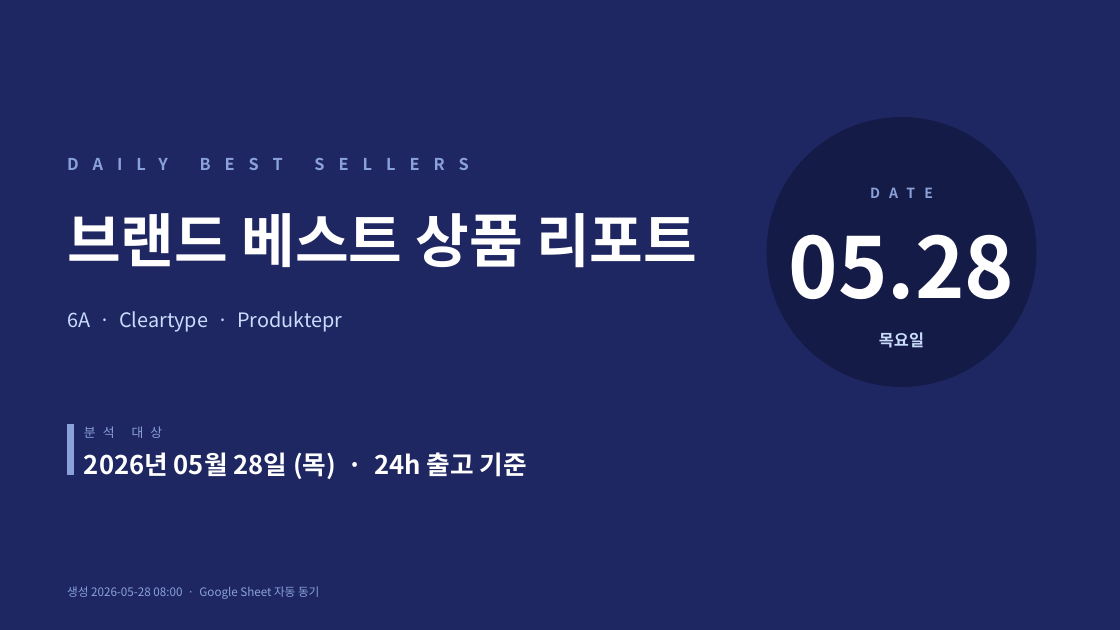
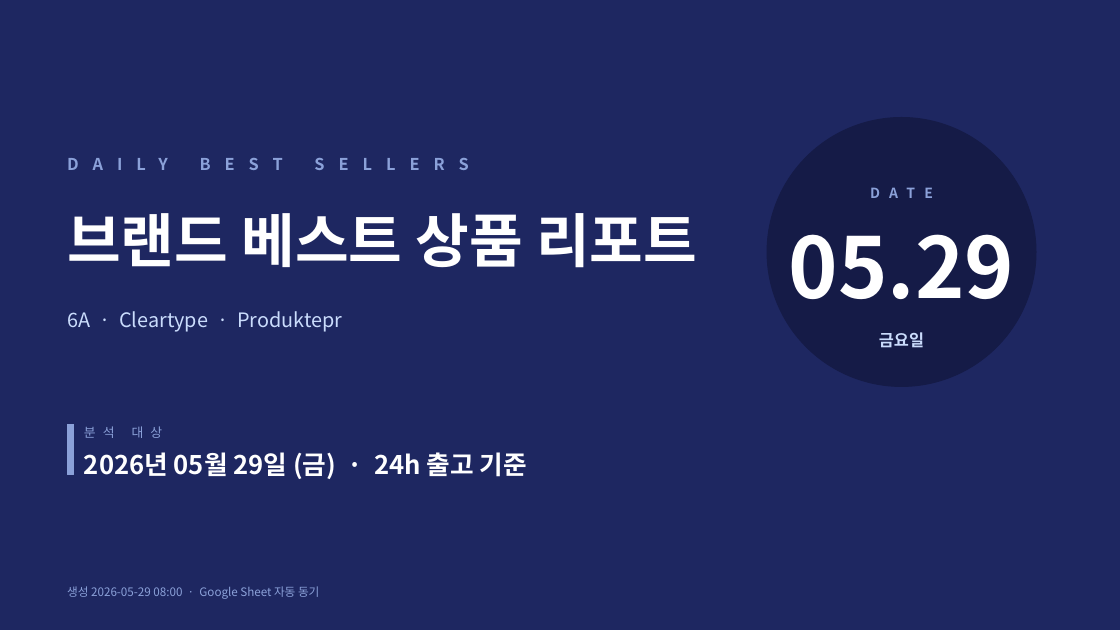
Before and after one commit to j65209/Brightbeed, a slide deck: slide 1 of data/sales-report.pptx. Drawn at 1120x630 pixels with LibreOffice and Linux fonts; fonts in the diff are those of the drawing. Boxes give left, top, right and bottom in pixels: in the first picture for what was removed or moved away, otherwise in the second. Text is boxed around its words. In the diff, an @@ line names an element or a change of style, - is before the commit and + after.

```diff
--- a/data/sales-report.pptx
+++ b/data/sales-report.pptx
@@ text at (789, 234, 1015, 299): text changed @@
-05.28
+05.29
@@ text at (879, 332, 924, 348): text changed @@
-목요일
+금요일
@@ text at (84, 452, 527, 479): text changed @@
-2026년 05월 28일 (목) · 24h 출고 기준
+2026년 05월 29일 (금) · 24h 출고 기준
@@ text at (67, 586, 319, 599): text changed @@
-생성 2026-05-28 08:00 · Google Sheet 자동 동기
+생성 2026-05-29 08:00 · Google Sheet 자동 동기
```
Also in this commit, not shown: 6 other slides changed.
